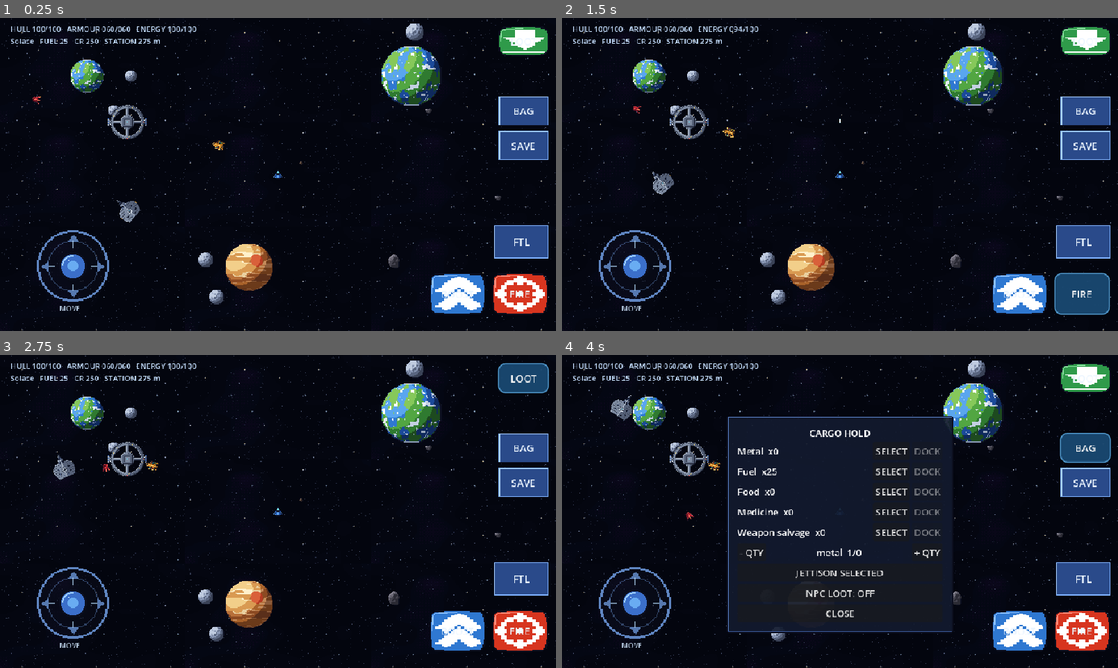
Above: before the commit, frames 1-4 (two rows, left to right).
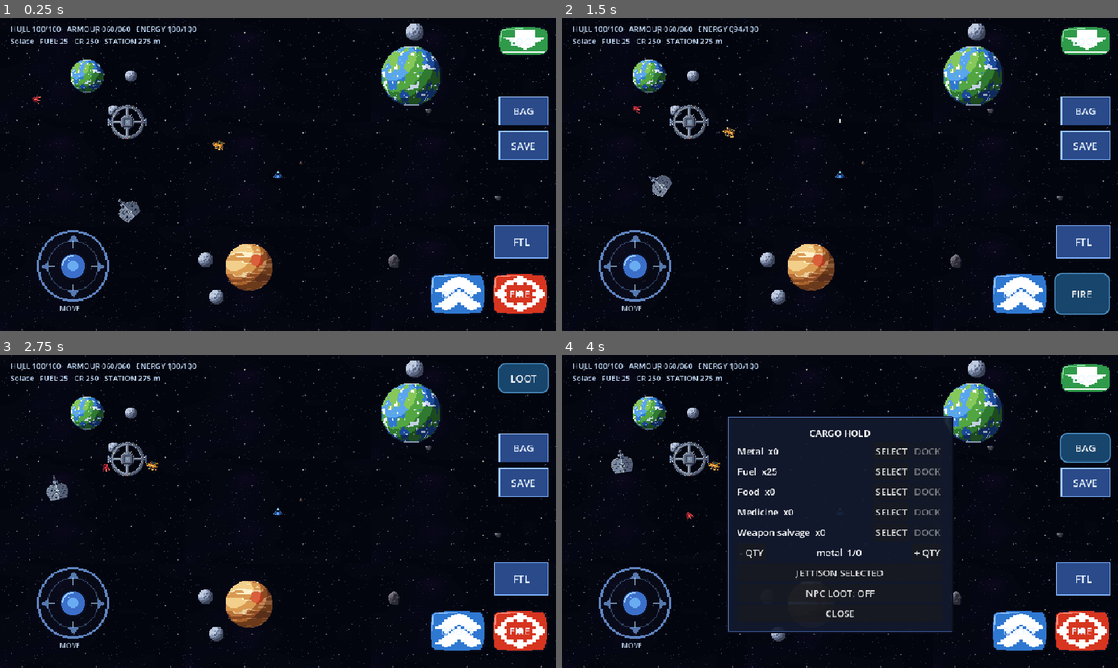
Above: after the commit, the same moments.

Repository: DARTVADER1-DROID/Star-Forge
Game: Godot game, scene res://scenes/main.tscn
Same seed, same stepped clock (60 frames per second), same inputs: the game is played once before the commit and once after it.
Inputs:
- Up to frame 1 (0.25 s): no input
- Up to frame 2 (1.5 s): click "BOOST" at 0.5 s; click "FIRE" at 1.25 s
- Up to frame 3 (2.75 s): click "LOOT" at 2 s
- Up to frame 4 (4 s): click "FTL" at 2.75 s; click "BAG" at 3.5 s

The runs differ from the first frame. In frame 1, less than 0.1% of the frame differs, in the area x 21-26%, y 57-66%; in frame 2, 0.1%; in frame 3, 0.4%; in frame 4, 0.4%, in the area x 8-13%, y 12-39%.

Commit message:
Add bounded touch navigation to local system map

Diff:
--- a/scripts/ui/system_map.gd
+++ b/scripts/ui/system_map.gd
@@ -13,10 +13,20 @@
 var selected_body := ""
 var _map_scale := 0.35
 var _map_offset := Vector2.ZERO
+var _base_map_offset := Vector2.ZERO
+var _zoom := 1.0
+var _pan_offset := Vector2.ZERO
+var _touch_positions: Dictionary = {}
+var _active_touch := -1
+var _last_touch_position := Vector2.ZERO
+var _touch_moved := false
+var _pinch_distance := 0.0
+var _pinch_midpoint := Vector2.ZERO
 var _body_points: Dictionary = {}
 
 func _ready() -> void:
     mouse_filter = Control.MOUSE_FILTER_STOP
+    clip_contents = true
     custom_minimum_size = Vector2(460.0,220.0)
 
 func configure(id: String, system_data: Dictionary, ship: Vector2) -> void:
@@ -24,6 +34,8 @@
         system_id = id
         definition = system_data
         selected_body = ""
+        _zoom = 1.0
+        _pan_offset = Vector2.ZERO
         _rebuild_body_points()
     if ship_position.distance_squared_to(ship) > 1.0:
         ship_position = ship
@@ -46,6 +58,37 @@
         return Vector2(float(raw[0]),float(raw[1]))
     return Vector2.ZERO
 
+func _update_map_transform() -> void:
+    _map_scale = minf((size.x-MAP_MARGIN.x*2.0)/MAP_WIDTH,(size.y-MAP_MARGIN.y*2.0)/MAP_HEIGHT)
+    _base_map_offset = (size-Vector2(MAP_WIDTH,MAP_HEIGHT)*_map_scale)*0.5
+    var content_size := Vector2(MAP_WIDTH,MAP_HEIGHT)*_map_scale*_zoom
+    var min_pan := Vector2(
+        minf(0.0,size.x-_base_map_offset.x-content_size.x),
+        minf(0.0,size.y-_base_map_offset.y-content_size.y)
+    )
+    var max_pan := Vector2(minf(0.0,-_base_map_offset.x),minf(0.0,-_base_map_offset.y))
+    _pan_offset = Vector2(clampf(_pan_offset.x,min_pan.x,max_pan.x),clampf(_pan_offset.y,min_pan.y,max_pan.y))
+    _map_offset = _base_map_offset+_pan_offset
+
+func pan_by(delta: Vector2) -> void:
+    _pan_offset += delta
+    _update_map_transform()
+    queue_redraw()
+
+func set_zoom(value: float, anchor: Vector2 = Vector2.ZERO) -> void:
+    _update_map_transform()
+    var map_anchor := (anchor-_map_offset)/(_map_scale*_zoom)
+    _zoom = clampf(value,1.0,3.0)
+    _pan_offset = anchor-map_anchor*(_map_scale*_zoom)-_base_map_offset
+    _update_map_transform()
+    queue_redraw()
+
+func reset_view() -> void:
+    _zoom = 1.0
+    _pan_offset = Vector2.ZERO
+    _update_map_transform()
+    queue_redraw()
+
 func _draw() -> void:
     draw_rect(Rect2(Vector2.ZERO,size),Color(0.015,0.035,0.075,0.92),true)
     for x_index in range(1,5):
@@ -55,9 +98,8 @@
         var y := size.y*float(y_index)/3.0
         draw_line(Vector2(8,y),Vector2(size.x-8,y),Color(0.22,0.37,0.52,0.12),1.0)
 
-    _map_scale = minf((size.x-MAP_MARGIN.x*2.0)/MAP_WIDTH,(size.y-MAP_MARGIN.y*2.0)/MAP_HEIGHT)
-    _map_offset = (size-Vector2(MAP_WIDTH,MAP_HEIGHT)*_map_scale)*0.5
-    draw_set_transform(_map_offset,0.0,Vector2(_map_scale,_map_scale))
+    _update_map_transform()
+    draw_set_transform(_map_offset,0.0,Vector2(_map_scale*_zoom,_map_scale*_zoom))
     var star_texture := AssetLibrary.load_texture("star_yellow_64.png")
     if star_texture != null:
         draw_texture_rect(star_texture,Rect2(Vector2(448,238),Vector2(64,64)),false)
@@ -121,12 +163,65 @@
     draw_string(ThemeDB.fallback_font,Vector2(10.0,size.y-9.0),"LOCAL SYSTEM · TAP A PLANET OR STATION FOR DETAILS",HORIZONTAL_ALIGNMENT_LEFT,-1,9,Color(0.62,0.75,0.88,0.85))
 
 func _gui_input(event: InputEvent) -> void:
-    if not event is InputEventScreenTouch:
-        return
-    var touch := event as InputEventScreenTouch
-    if not touch.pressed:
-        return
-    var world_point := (touch.position-_map_offset)/_map_scale
+    if event is InputEventScreenTouch:
+        var touch := event as InputEventScreenTouch
+        if touch.pressed:
+            _touch_positions[touch.index] = touch.position
+            if _touch_positions.size() == 1:
+                _active_touch = touch.index
+                _last_touch_position = touch.position
+                _touch_moved = false
+            elif _touch_positions.size() == 2:
+                var points: Array = _touch_positions.values()
+                var first_point: Vector2 = points[0]
+                var second_point: Vector2 = points[1]
+                _pinch_distance = first_point.distance_to(second_point)
+                _pinch_midpoint = (first_point+second_point)*0.5
+            accept_event()
+        else:
+            if touch.index == _active_touch and _touch_positions.size() == 1 and not _touch_moved:
+                _select_body_at(touch.position)
+            _touch_positions.erase(touch.index)
+            if _touch_positions.size() < 2:
+                _pinch_distance = 0.0
+            _active_touch = -1
+            if _touch_positions.size() == 1:
+                _active_touch = int(_touch_positions.keys()[0])
+                _last_touch_position = _touch_positions.values()[0]
+                _touch_moved = true
+            accept_event()
+    elif event is InputEventScreenDrag:
+        var drag := event as InputEventScreenDrag
+        if not _touch_positions.has(drag.index):
+            return
+        _touch_positions[drag.index] = drag.position
+        if _touch_positions.size() >= 2:
+            var points: Array = _touch_positions.values()
+            var first_point: Vector2 = points[0]
+            var second_point: Vector2 = points[1]
+            var midpoint := (first_point+second_point)*0.5
+            var distance := first_point.distance_to(second_point)
+            if _pinch_distance > 1.0 and distance > 1.0:
+                set_zoom(_zoom*distance/_pinch_distance,_pinch_midpoint)
+            pan_by(midpoint-_pinch_midpoint)
+            _pinch_distance = distance
+            _pinch_midpoint = midpoint
+            _touch_moved = true
+        elif drag.index == _active_touch:
+            var movement := drag.position-_last_touch_position
+            if movement.length() > 2.0:
+                _touch_moved = true
+                pan_by(movement)
+            _last_touch_position = drag.position
+        accept_event()
+    elif event is InputEventMagnifyGesture:
+        var gesture := event as InputEventMagnifyGesture
+        set_zoom(_zoom*gesture.factor,gesture.position)
+        accept_event()
+
+func _select_body_at(screen_point: Vector2) -> void:
+    _update_map_transform()
+    var world_point := (screen_point-_map_offset)/(_map_scale*_zoom)
     var closest_name := ""
     var closest_distance := 38.0
     for body_name: String in _body_points:
